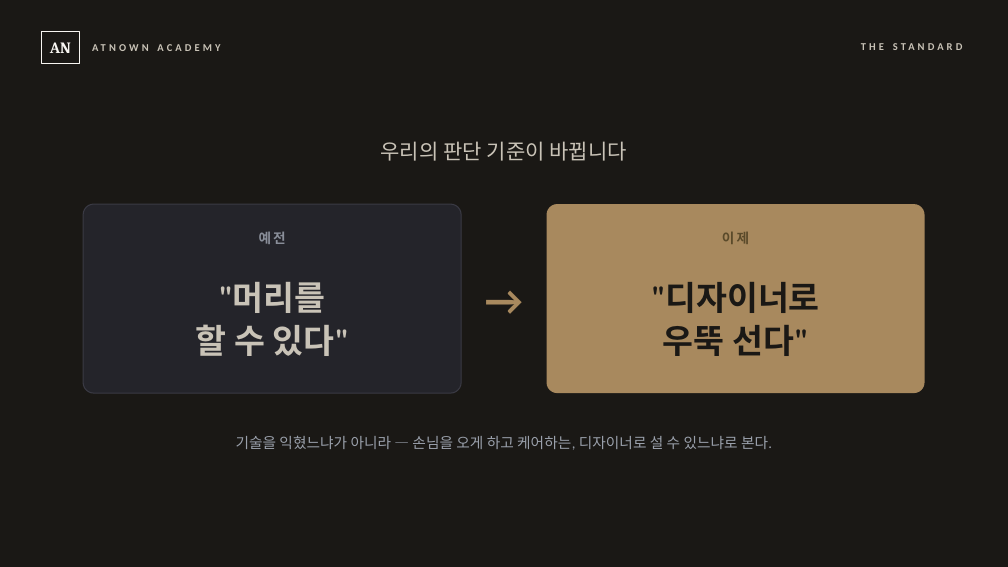
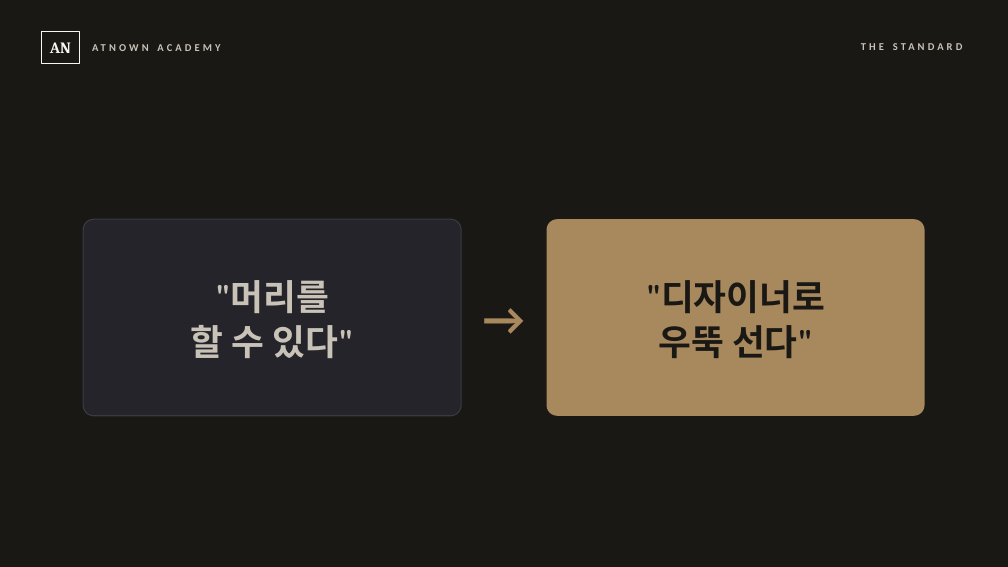
Before and after one commit to cksghrj22-bot/-, a slide deck: slide 7 of content/교육/2026-07-23_교육시스템_정본/시즈_오리엔테이션.pptx. Drawn at 1008x567 pixels with LibreOffice and Linux fonts; fonts in the diff are those of the drawing. Boxes give left, top, right and bottom in pixels: in the first picture for what was removed or moved away, otherwise in the second. Text is boxed around its words. In the diff, an @@ line names an element or a change of style, - is before the commit and + after.

```diff
--- a/content/교육/2026-07-23_교육시스템_정본/시즈_오리엔테이션.pptx
+++ b/content/교육/2026-07-23_교육시스템_정본/시즈_오리엔테이션.pptx
@@ text removed at <box>381,141,627,161</box> @@
-우리의 판단 기준이 바뀝니다
@@ text ""머리를" at <box>191,280,354,358</box>: size 32 to 34 pt @@
@@ rounded rectangle: place and size @@
-rounded rectangle at <box>83,204,461,393</box>
+rounded rectangle at <box>83,219,461,416</box>
@@ rounded rectangle at <box>83,219,461,416</box>: proportions changed @@
@@ text removed at <box>259,231,286,244</box> @@
-예전
@@ text "→": place and size @@
-text "→" at <box>461,204,547,393</box>
+text "→" at <box>461,219,547,416</box>
@@ text "→" at <box>461,219,547,416</box>: size 40 to 44 pt @@
@@ text ""디자이너로" at <box>646,280,825,358</box>: size 32 to 34 pt @@
@@ rounded rectangle at <box>547,219,925,416</box>: proportions changed @@
@@ rounded rectangle: place and size @@
-rounded rectangle at <box>547,204,925,393</box>
+rounded rectangle at <box>547,219,925,416</box>
@@ text removed at <box>722,232,749,244</box> @@
-이제
@@ text removed at <box>236,435,772,450</box> @@
-기술을 익혔느냐가 아니라 — 손님을 오게 하고 케어하는, 디자이너로 설 수 있느냐로 본다.
```
Also in this commit, not shown: 5 other slides changed, 1 other file.
